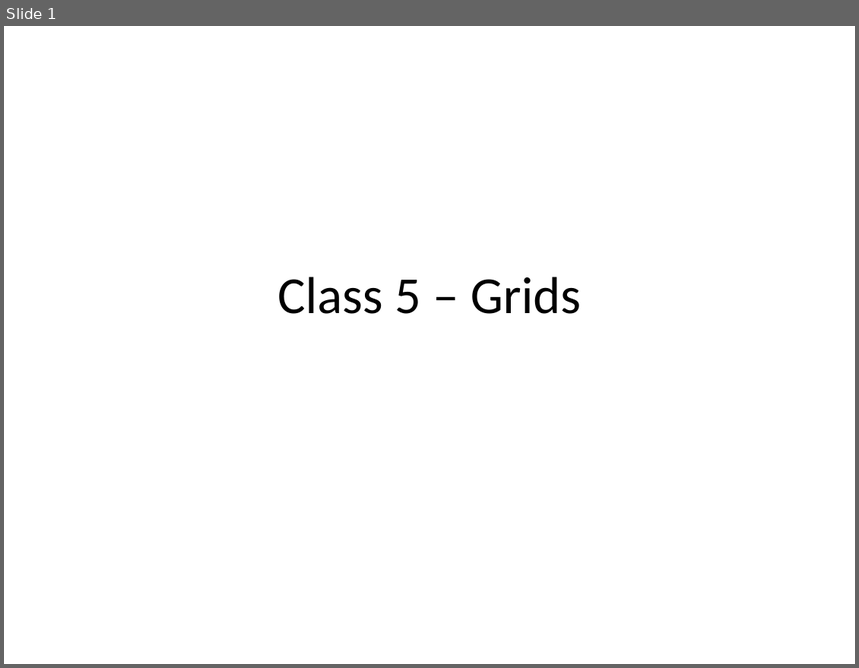
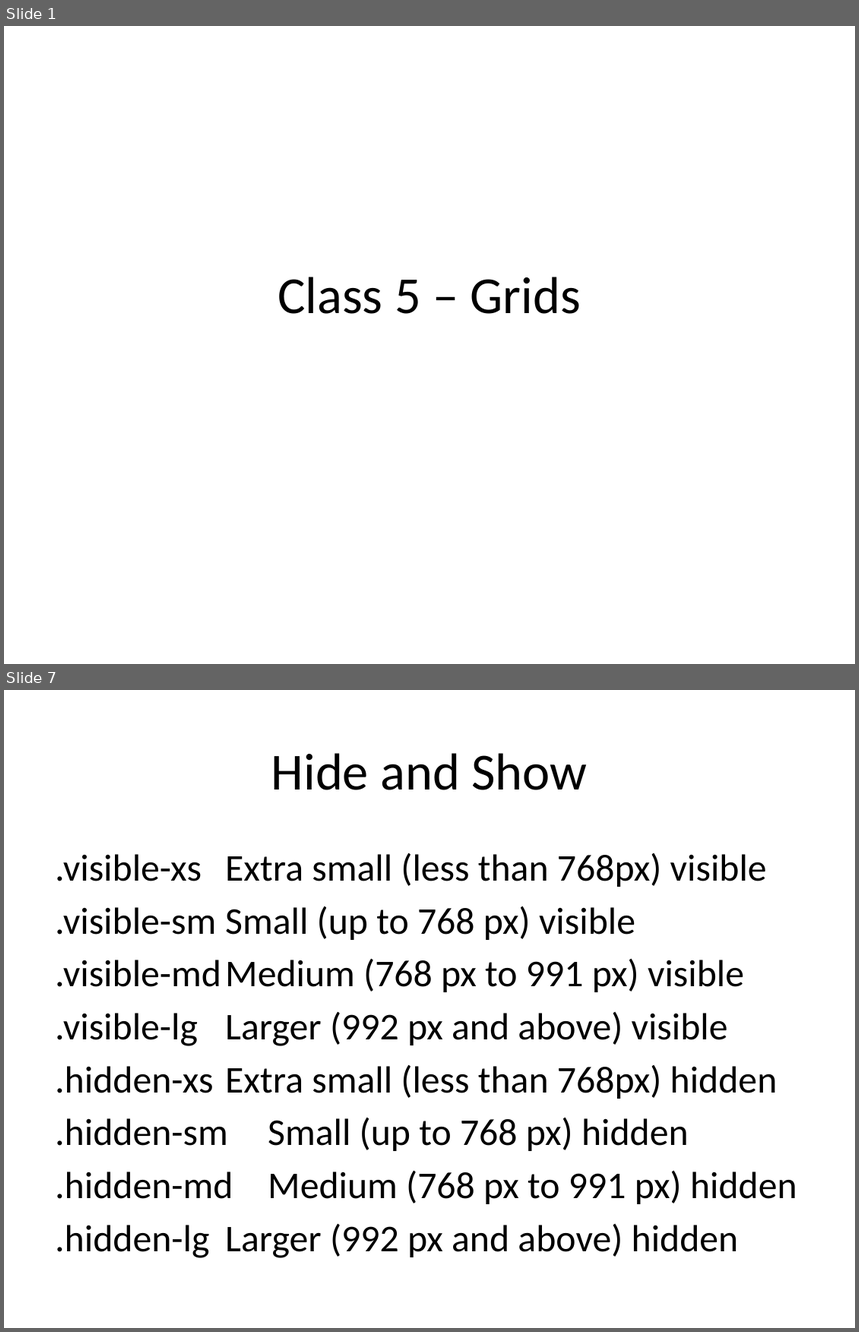
Before and after one commit to BAS-WEB/class05, a slide deck: ppt/Basweb02-05-03-grids-empty.pptx. Shown one above the other, each under a label of ours: slide 1 before the commit, slides 1 and 7 after it; the slides between them are not shown. The pictures are 859x668 and 859x1332 pixels, drawn with LibreOffice and Linux fonts; fonts in the diff are those of the drawing. Boxes give left, top, right and bottom in pixels: in the first picture for what was removed or moved away, otherwise in the second. Text is boxed around its words. In the diff, an @@ line names an element or a change of style, - is before the commit and + after.

```diff
--- a/ppt/Basweb02-05-03-grids-empty.pptx
+++ b/ppt/Basweb02-05-03-grids-empty.pptx
@@ slide 7 added at (4,690,855,1328), background #FFFFFF @@
@@ title added at (272,753,588,790), 44 pt, text #000000 @@
+Hide and Show
@@ text added at (55,853,797,1258), 32 pt, text #000000 @@
+.visible-xs Extra small (less than 768px) visible
+.visible-sm Small (up to 768 px) visible
+.visible-md Medium (768 px to 991 px) visible
+.visible-lg Larger (992 px and above) visible
+.hidden-xs Extra small (less than 768px) hidden
+.hidden-sm Small (up to 768 px) hidden
+.hidden-md Medium (768 px to 991 px) hidden
+.hidden-lg Larger (992 px and above) hidden
```
Also in this commit, not shown: 6 other slides added, 2 slides removed.
